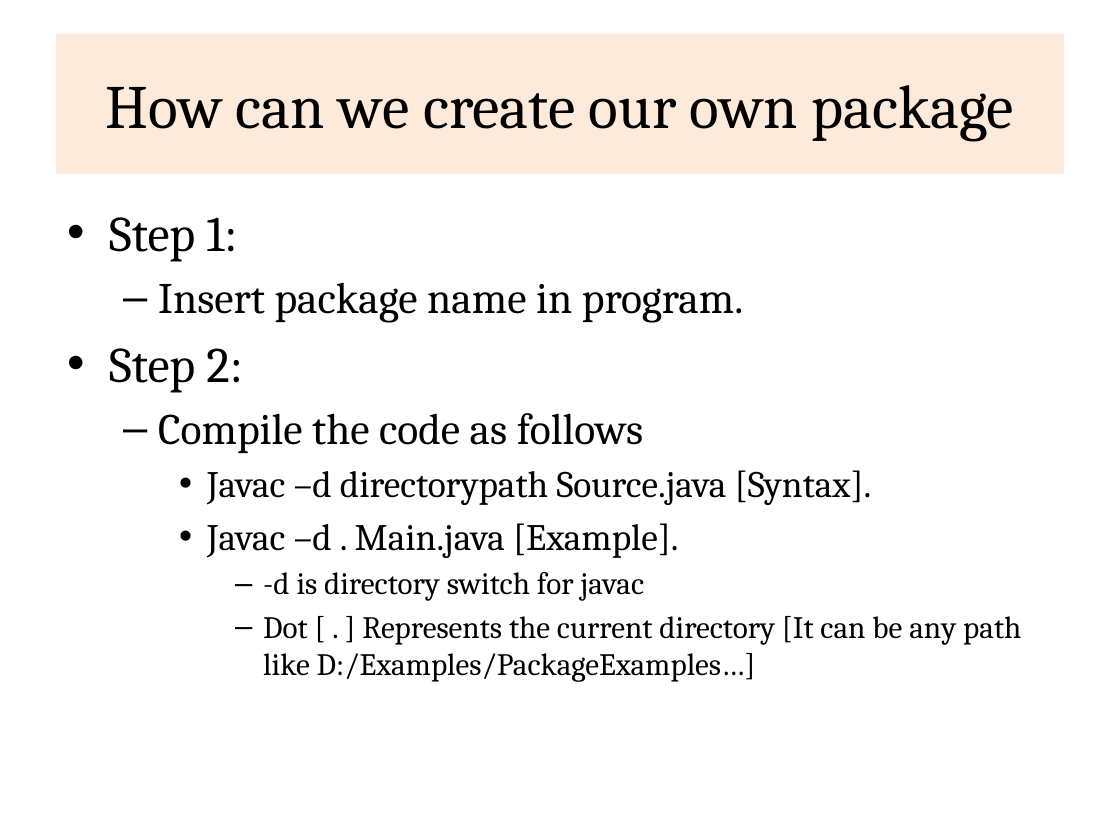
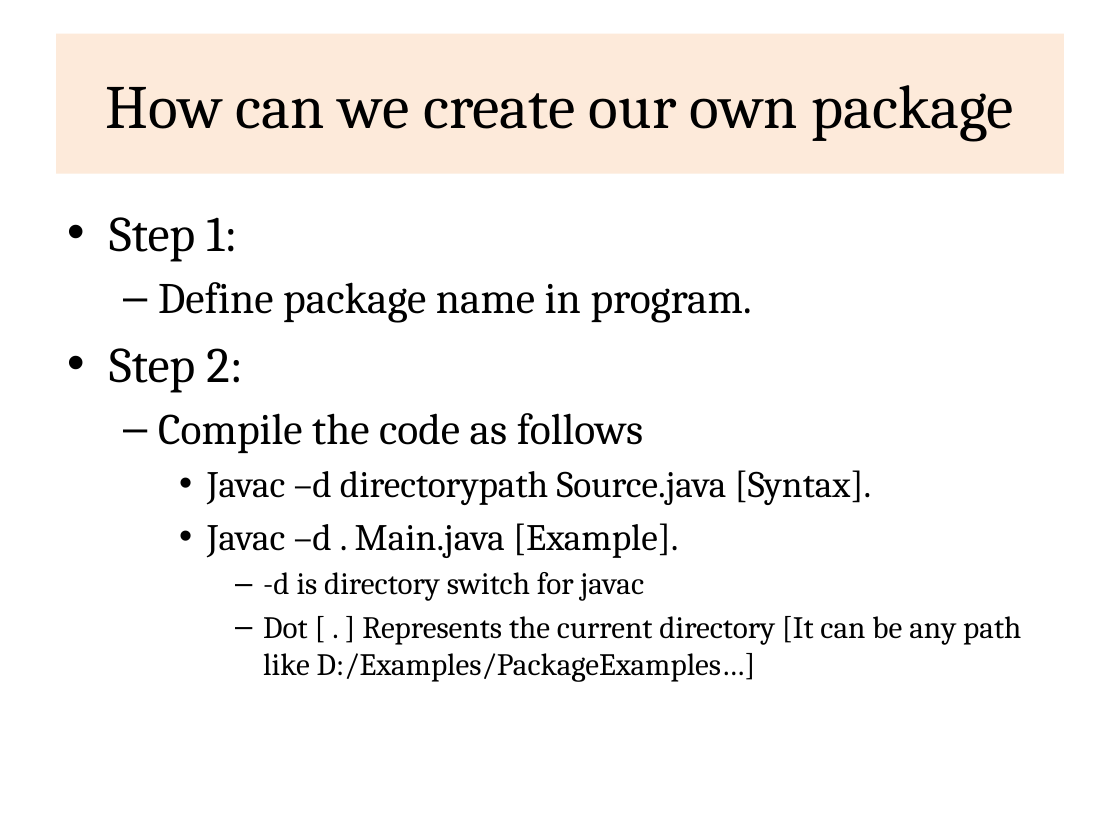
Before and after one commit to rajasekaran36/CS8392-OOPS, a slide deck: slide 7 of Presentations/Unit 1/CS8392-U1-14-Packages.pptx. Drawn at 1120x840 pixels with LibreOffice and Linux fonts; fonts in the diff are those of the drawing. Boxes give left, top, right and bottom in pixels: in the first picture for what was removed or moved away, otherwise in the second. Text is boxed around its words. In the diff, an @@ line names an element or a change of style, - is before the commit and + after.

```diff
--- a/Presentations/Unit 1/CS8392-U1-14-Packages.pptx
+++ b/Presentations/Unit 1/CS8392-U1-14-Packages.pptx
@@ text at (158,282,752,323): text changed @@
-  – Insert package name in program.
+  – Define package name in program.
```
Also in this commit, not shown: 1 other slide changed, 2 slides added, 3 other files.
